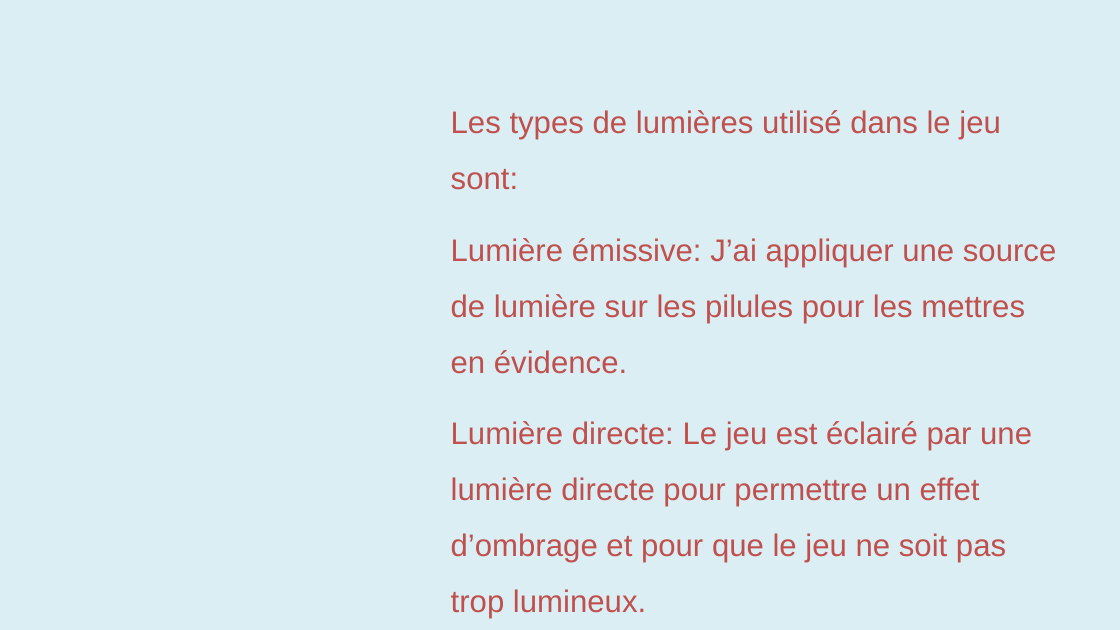
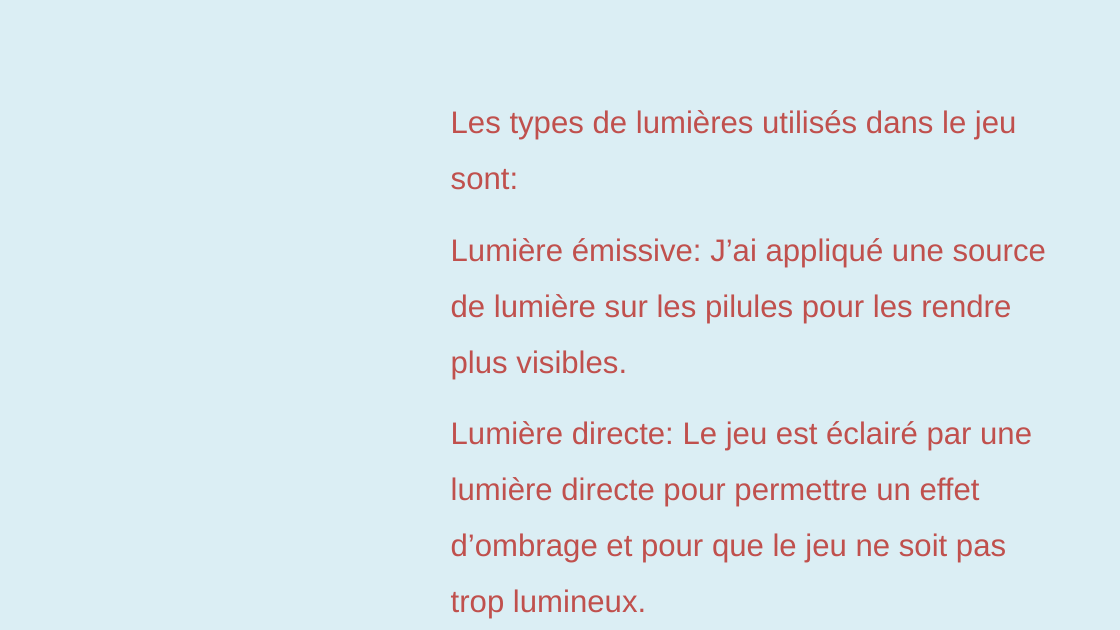
Before and after one commit to LordPet/inf5071_FollowThePills, a slide deck: slide 10 of presentation1.pptx. Drawn at 1120x630 pixels with LibreOffice and Linux fonts; fonts in the diff are those of the drawing. Boxes give left, top, right and bottom in pixels: in the first picture for what was removed or moved away, otherwise in the second. Text is boxed around its words. In the diff, an @@ line names an element or a change of style, - is before the commit and + after.

```diff
--- a/presentation1.pptx
+++ b/presentation1.pptx
@@ text at bbox=[451, 110, 1046, 379]: text changed @@
-Les types de lumières utilisé dans le jeu sont:
-Lumière émissive: J’ai appliquer une source de lumière sur les pilules pour les mettres en évidence.
+Les types de lumières utilisés dans le jeu sont:
+Lumière émissive: J’ai appliqué une source de lumière sur les pilules pour les rendre plus visibles.
```
Also in this commit, not shown: 10 other slides changed, 3 other files.
